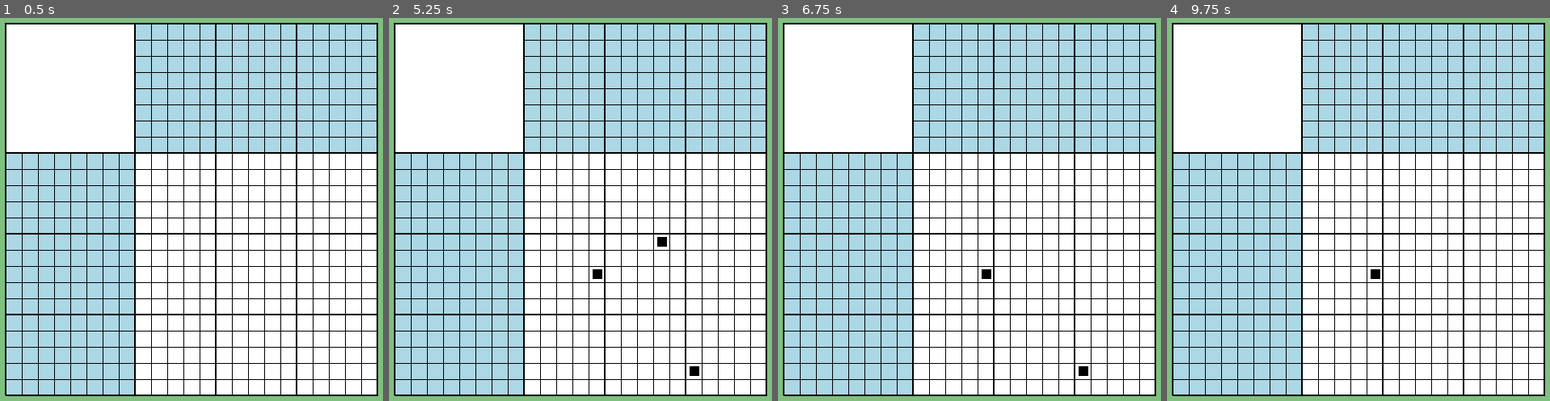
Above: before the commit, frames 1-4 (left to right).
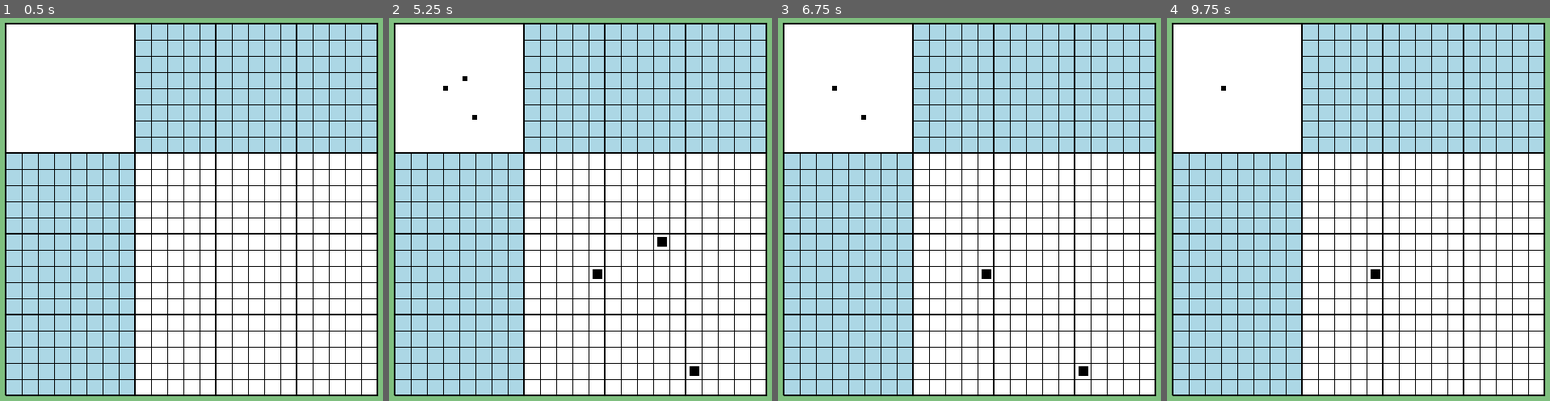
Above: after the commit, the same moments.

Repository: vivisuke/GDNonogram15
Game: Godot game, scene res://MainScene.tscn
Two runs of this game, one before a commit and one after it. Both use one fixed random seed, a clock stepped at 60 frames per second and the inputs below.
Inputs (mouse positions are in pixels of both pictures, inside the frame that each line leads up to):
- Up to frame 1 (0.5 s): no input
- Up to frame 2 (5.25 s): tap Enter at 0.5, 2, 3.5 s; move the mouse to (664, 232) at 0.52 s; press the mouse at (664, 232) at 0.53 s; tap Space at 1.25, 2.75, 4.25 s; move the mouse to (503, 297) at 1.27 s; release the mouse at (503, 297) at 1.28 s; click (503, 297) at 1.35 s; move the mouse to (618, 125) at 2.02 s; press the mouse at (618, 125) at 2.03 s; move the mouse to (561, 397) at 2.77 s; release the mouse at (561, 397) at 2.78 s; click (561, 397) at 2.85 s; move the mouse to (699, 362) at 3.52 s; press the mouse at (699, 362) at 3.53 s; move the mouse to (465, 167) at 4.27 s; release the mouse at (465, 167) at 4.28 s; click (465, 167) at 4.35 s; move the mouse to (599, 266) at 5.02 s; press the mouse at (599, 266) at 5.03 s
- Up to frame 3 (6.75 s): move the mouse to (912, 106) at 5.77 s; release the mouse at (912, 106) at 5.78 s; click (912, 106) at 5.85 s; move the mouse to (1053, 232) at 6.52 s; press the mouse at (1053, 232) at 6.53 s
- Up to frame 4 (9.75 s): move the mouse to (1281, 297) at 7.27 s; release the mouse at (1281, 297) at 7.28 s; click (1281, 297) at 7.35 s; move the mouse to (1396, 125) at 8.02 s; press the mouse at (1396, 125) at 8.03 s; move the mouse to (1339, 397) at 8.77 s; release the mouse at (1339, 397) at 8.78 s; click (1339, 397) at 8.85 s; move the mouse to (1477, 362) at 9.52 s; press the mouse at (1477, 362) at 9.53 s

Frame 1 is identical in both runs. In frame 2, less than 0.1% of the frame differs, in the area x 14-23%, y 15-27%; in frame 3, less than 0.1%; in frame 4, less than 0.1%.

Commit message:
0006 ◎ C 05/24 05/24 0.001│ToDo│左上に縮小画像表示

Diff:
--- a/GDNonogram15/MainScene.gd
+++ b/GDNonogram15/MainScene.gd
@@ -63,7 +63,7 @@
 				elif mode == MODE_SOLVE:
 					check_clues(xy.x, xy.y)
 				var img = 0 if v == 1 else -1
-				#$ImageTileMap.set_cell(xy.x, xy.y, img)
+				$ImageTileMap.set_cell(xy.x, xy.y, img)
 		elif event.is_action_released("click"):
 			mouse_pushed = false;
 	elif event is InputEventMouseMotion && mouse_pushed:
@@ -74,5 +74,5 @@
 			$TileMap.set_cell(xy.x, xy.y, cell_val)
 			update_clues(xy.x, xy.y)
 			var img = 0 if cell_val == 1 else -1
-			#$ImageTileMap.set_cell(xy.x, xy.y, img)
+			$ImageTileMap.set_cell(xy.x, xy.y, img)
 	pass
--- a/GDNonogram15/MainScene.tscn
+++ b/GDNonogram15/MainScene.tscn
@@ -1,10 +1,11 @@
-[gd_scene load_steps=7 format=2]
+[gd_scene load_steps=9 format=2]
 
 [ext_resource path="res://MainScene.gd" type="Script" id=1]
 [ext_resource path="res://BoardBG.gd" type="Script" id=2]
 [ext_resource path="res://BoardGrid.gd" type="Script" id=3]
 [ext_resource path="res://images/black20x20.png" type="Texture" id=4]
 [ext_resource path="res://images/cross20x20.png" type="Texture" id=5]
+[ext_resource path="res://images/black6x6.png" type="Texture" id=6]
 
 [sub_resource type="TileSet" id=1]
 0/name = "cross20x20.png 0"
@@ -35,6 +36,22 @@
 1/shape_one_way_margin = 0.0
 1/shapes = [  ]
 1/z_index = 0
+
+[sub_resource type="TileSet" id=2]
+0/name = "black6x6.png 0"
+0/texture = ExtResource( 6 )
+0/tex_offset = Vector2( 0, 0 )
+0/modulate = Color( 1, 1, 1, 1 )
+0/region = Rect2( 0, 0, 6, 6 )
+0/tile_mode = 0
+0/occluder_offset = Vector2( 0, 0 )
+0/navigation_offset = Vector2( 0, 0 )
+0/shape_offset = Vector2( 0, 0 )
+0/shape_transform = Transform2D( 1, 0, 0, 1, 0, 0 )
+0/shape_one_way = false
+0/shape_one_way_margin = 0.0
+0/shapes = [  ]
+0/z_index = 0
 
 [node name="MainScene" type="Node2D"]
 script = ExtResource( 1 )
@@ -73,3 +90,9 @@
 tile_set = SubResource( 1 )
 cell_size = Vector2( 20, 20 )
 format = 1
+
+[node name="ImageTileMap" type="TileMap" parent="."]
+position = Vector2( 45, 135 )
+tile_set = SubResource( 2 )
+cell_size = Vector2( 6, 6 )
+format = 1
Binary file added: GDNonogram15/images/black6x6.png
Not shown, added: GDNonogram15/images/black6x6.png.import
Not shown, added: GDNonogram15/images/black8x8.png.import
Not shown, changed: GDNonogram.spr
